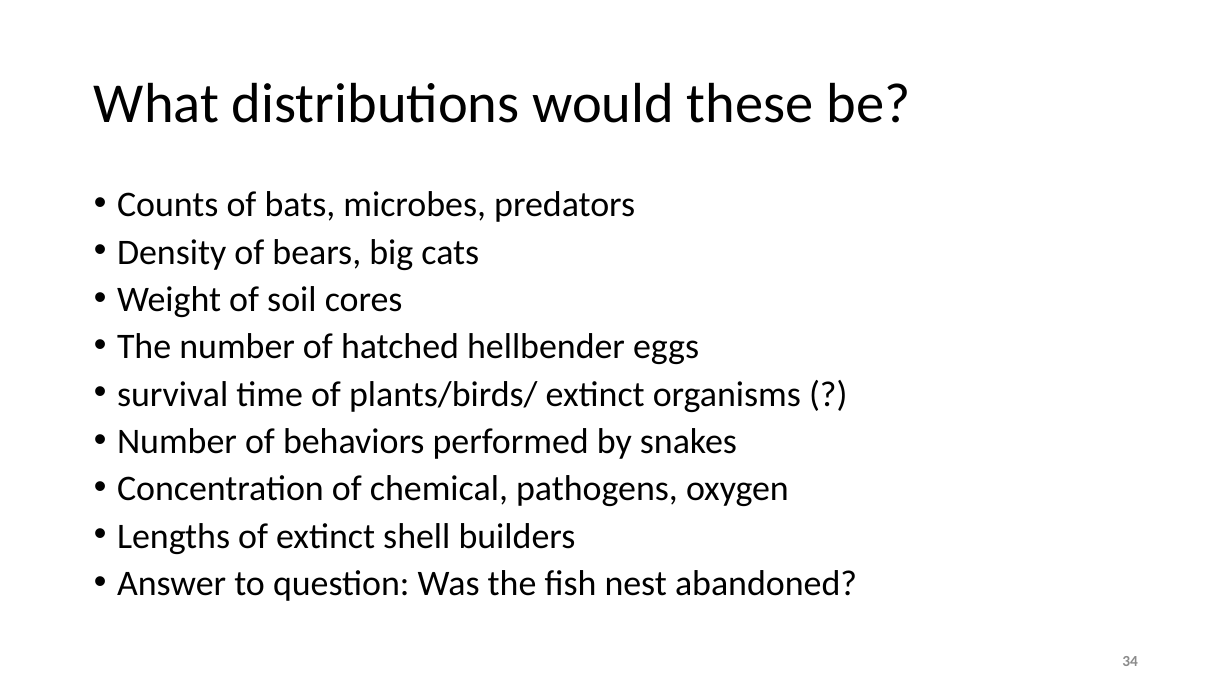
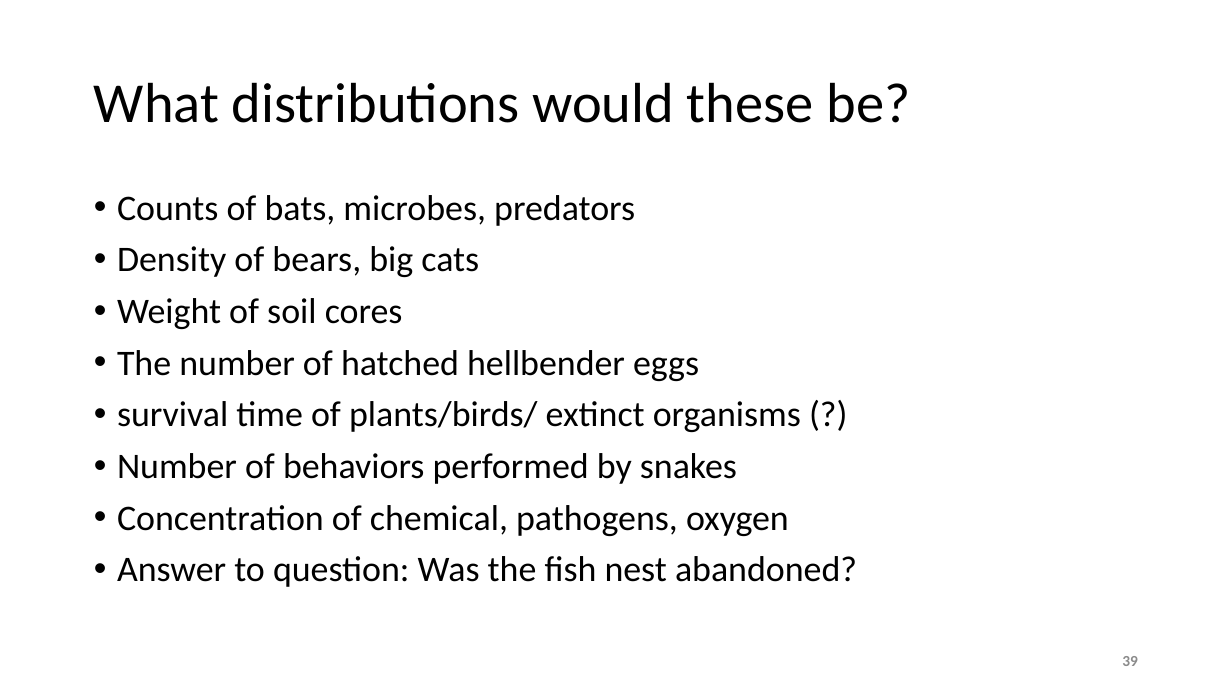
Before and after one commit to DataInvestigations/class_materials, a slide deck: slide 39 of lectures/le10_distributions/le10_distributions.pptx (slide 34 before the commit). Drawn at 1232x693 pixels with LibreOffice and Linux fonts; fonts in the diff are those of the drawing. Boxes give left, top, right and bottom in pixels: in the first picture for what was removed or moved away, otherwise in the second. Text is boxed around its words. In the diff, an @@ line names an element or a change of style, - is before the commit and + after.

```diff
--- a/lectures/le10_distributions/le10_distributions.pptx
+++ b/lectures/le10_distributions/le10_distributions.pptx
@@ text "Counts of bats, microbes, predators" at [117,195,857,587]: line spacing 0.8 to 0.9 @@
@@ text at [117,523,576,554]: paragraph removed @@
-• Lengths of extinct shell builders
@@ page number at [1122,656,1138,666]: text changed @@
-34
+39
```
Also in this commit, not shown: 6 other slides changed, 5 slides added, 4 other files.
